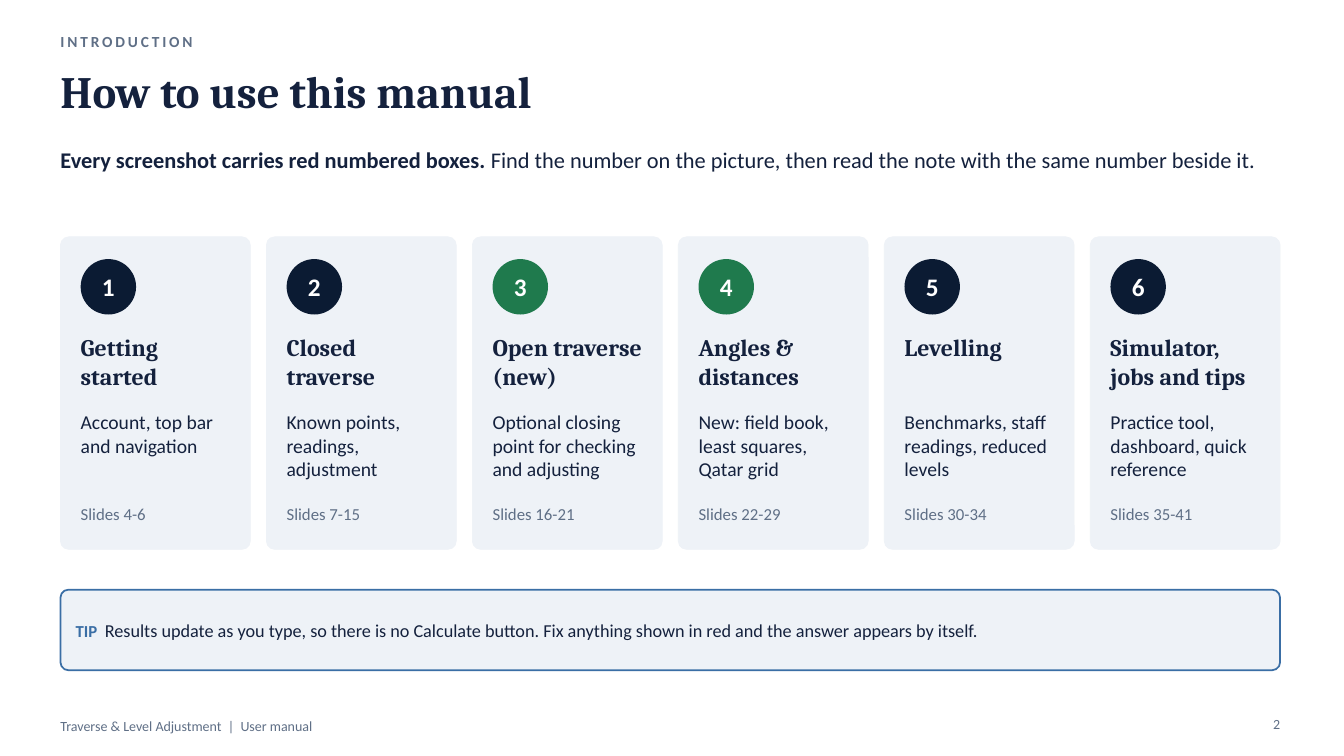
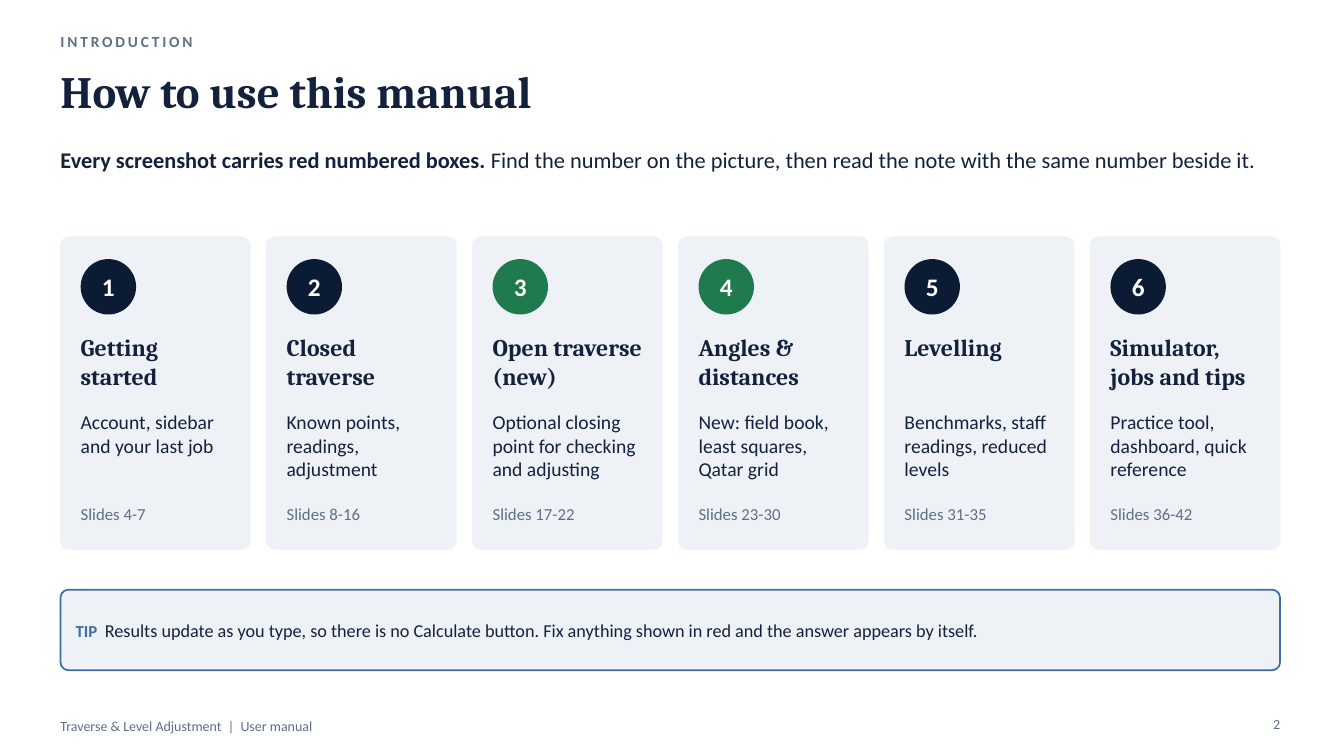
Before and after one commit to Asjad-Mehmood/KML-WEBSITE-, a slide deck: slide 2 of public/traverse/Traverse-Level-User-Manual.pptx. Drawn at 1344x756 pixels with LibreOffice and Linux fonts; fonts in the diff are those of the drawing. Boxes give left, top, right and bottom in pixels: in the first picture for what was removed or moved away, otherwise in the second. Text is boxed around its words. In the diff, an @@ line names an element or a change of style, - is before the commit and + after.

```diff
--- a/public/traverse/Traverse-Level-User-Manual.pptx
+++ b/public/traverse/Traverse-Level-User-Manual.pptx
@@ text at box(81, 415, 214, 457): text changed @@
-Account, top bar and navigation
+Account, sidebar and your last job
@@ text at box(81, 508, 146, 520): text changed @@
-Slides 4-6
+Slides 4-7
@@ text at box(287, 508, 360, 520): text changed @@
-Slides 7-15
+Slides 8-16
@@ text at box(493, 508, 574, 520): text changed @@
-Slides 16-21
+Slides 17-22
@@ text at box(699, 508, 780, 520): text changed @@
-Slides 22-29
+Slides 23-30
@@ text at box(904, 508, 986, 520): text changed @@
-Slides 30-34
+Slides 31-35
@@ text at box(1110, 508, 1192, 520): text changed @@
-Slides 35-41
+Slides 36-42
```
Also in this commit, not shown: 5 other slides changed, 1 slide added, 19 other files.
